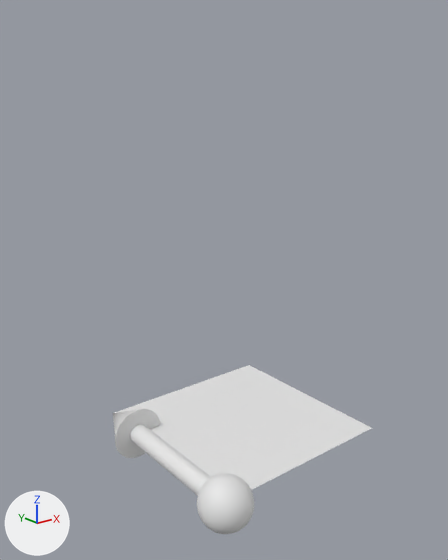
One commit to the Blender file example.blend: the scene before it, then after it.
Before and after are seen from a 50 mm camera at (-1.44, -1.79, 1.74) aimed at (0.36, 0.46, 0.84). Every picture has the same lights, and +X, +Y and +Z are marked at lower left.

Before the edit, the objects in view are built like this:
```python
me_cone = bpy.data.meshes.new('Cone')
me_cone.from_pydata(...)  # a 32-sided cone pointing to +y spanning x -0.136..0.136, y -0.272..0.0, z -0.136..0.136
me_cone.polygons.foreach_set('use_smooth', [True] * 33)
me_cylinder_001 = bpy.data.meshes.new('Cylinder.001')
me_cylinder_001.from_pydata(...)  # a 32-sided cylinder along y spanning x -0.05..0.05, y 0.0..1.0, z -0.05..0.05
me_cylinder_001.polygons.foreach_set('use_smooth', [True] * 34)
me_icosphere = bpy.data.meshes.new('Icosphere')
me_icosphere.from_pydata(...)  # an icosphere of 320 faces spanning x -1.0..1.0, y -1.0..1.0, z -1.0..1.0
me_icosphere.polygons.foreach_set('use_smooth', [True] * 320)
me_plane = bpy.data.meshes.new('Plane')
me_plane.from_pydata([(0.0, 0.0, 0.0), (1.0, 0.0, 0.0), (0.0, 1.0, 0.0), (1.0, 1.0, 0.0)], [], [(0, 1, 3, 2)])
ob_parallelogram_plane = bpy.data.objects.new('Parallelogram.Plane', me_plane)
ob_parallelogram_plane.location = (0.0, 0.0, 0.0)
ob_point_body = bpy.data.objects.new('Point.Body', me_icosphere)
ob_point_body.location = (0.0, 0.0, 0.0)
ob_point_body.scale = (0.126, 0.126, 0.126)
ob_vector_body = bpy.data.objects.new('Vector.Body', me_cylinder_001)
ob_vector_body.location = (0.0, 0.0, 0.0)
ob_vector_body.scale = (1.0, 0.728, 1.0)
ob_vector_head = bpy.data.objects.new('Vector.Head', me_cone)
ob_vector_head.location = (0.0, 1.0, 0.0)
```
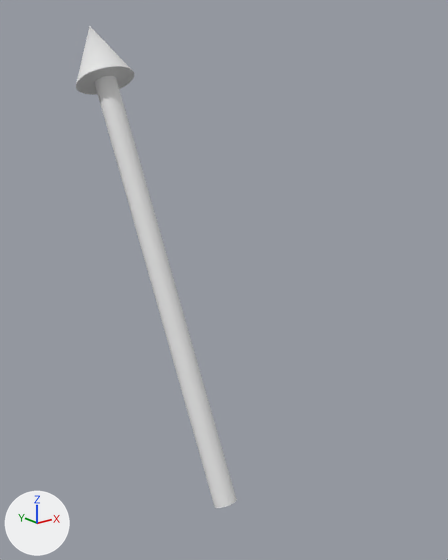
Where the change shows, as pixel boxes [x1, y1, x2, y2] in the pictures (448 x 560 px):
'Parallelogram.Plane', deleted
    before: [115, 365, 371, 490]
'Vector.Body', turned, rescaled
    before: [130, 425, 211, 496]
    after: [95, 76, 237, 508]
'Vector.Head', moved, turned
    before: [113, 409, 160, 458]
    after: [76, 26, 134, 95]
'Point.Body', deleted
    before: [197, 473, 254, 534]

What changed in the scene script:
```text
Remove ob_point_body:
    ob_point_body = bpy.data.objects.new('Point.Body', me_icosphere)
    ob_point_body.location = (0.0, 0.0, 0.0)
    ob_point_body.scale = (0.126, 0.126, 0.126)
Change ob_vector_body:
    ob_vector_body.rotation_euler: (0.0, 0.0, 0.0) -> (1.107, 0.0, 0.0)  # degrees (0, 0, 0) -> degrees (63, 0, 0)
    ob_vector_body.scale: (1.0, 0.728, 1.0) -> (1.0, 1.96, 1.0)
Change ob_vector_head:
    ob_vector_head.location: (0.0, 1.0, 0.0) -> (0.0, 1.0, 2.0)
    ob_vector_head.rotation_euler: (0.0, 0.0, 0.0) -> (1.107, 0.0, 0.0)  # degrees (0, 0, 0) -> degrees (63, 0, 0)
Remove ob_parallelogram_plane:
    ob_parallelogram_plane = bpy.data.objects.new('Parallelogram.Plane', me_plane)
    ob_parallelogram_plane.location = (0.0, 0.0, 0.0)
```
